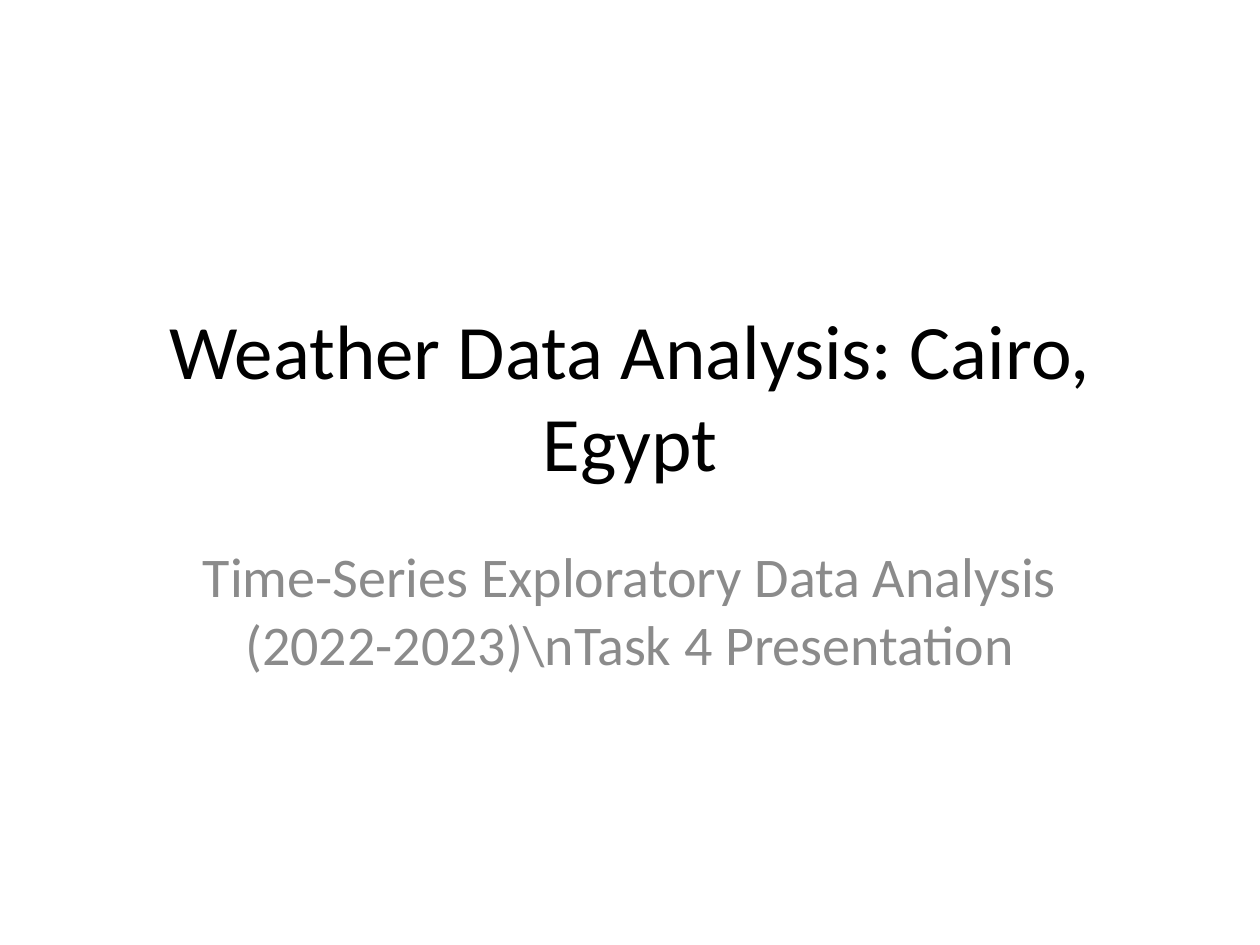
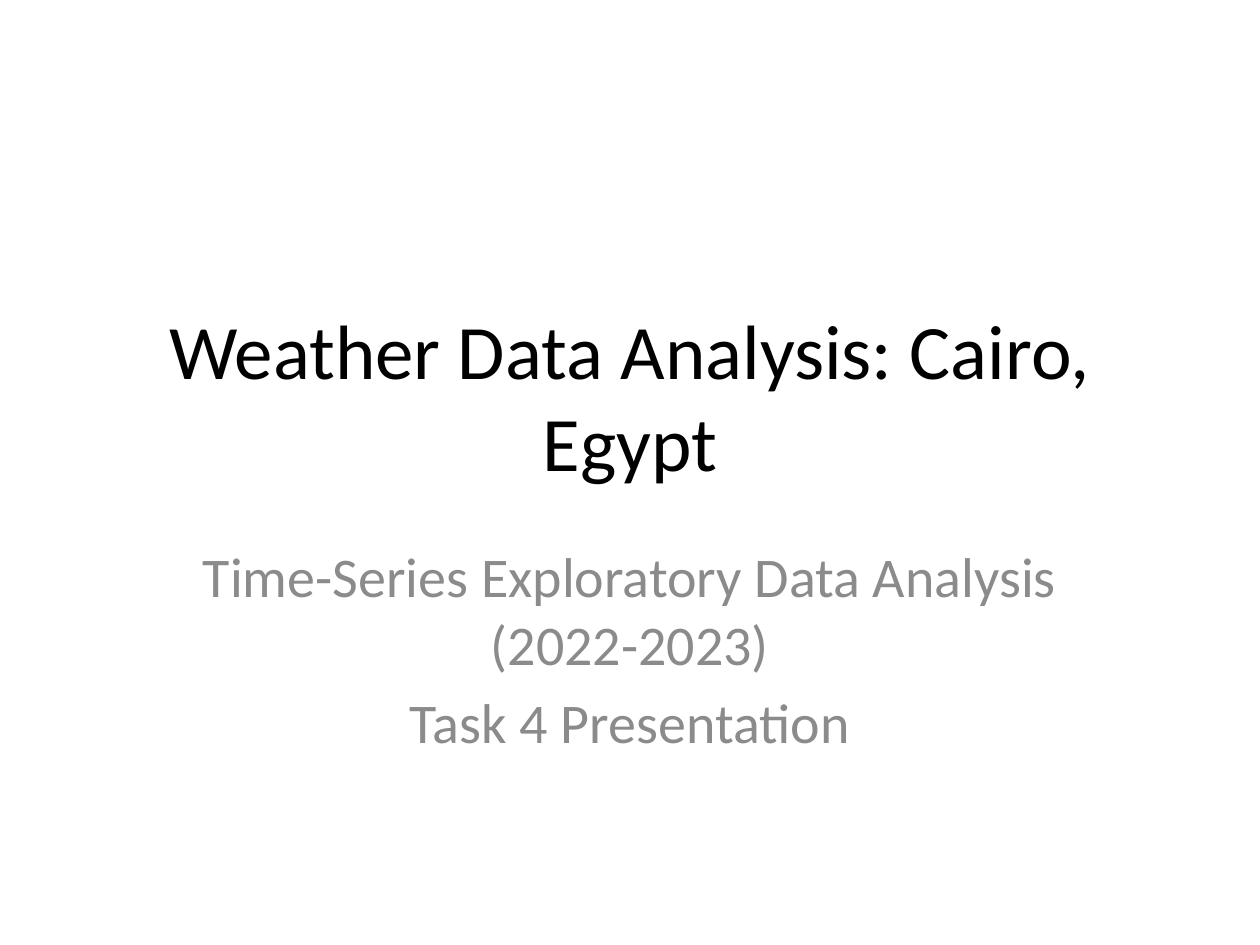
Before and after one commit to ToqaGhozlan/Machine_Learning_Summer_Intern_R5, a slide deck: slide 1 of ahmed essam tasks/task4/Task4_Presentation.pptx. Drawn at 1260x945 pixels with LibreOffice and Linux fonts; fonts in the diff are those of the drawing. Boxes give left, top, right and bottom in pixels: in the first picture for what was removed or moved away, otherwise in the second. Text is boxed around its words. In the diff, an @@ line names an element or a change of style, - is before the commit and + after.

Commit message:
Fix Task 4 PPT: properly adjusted image layout

```diff
--- a/ahmed essam tasks/task4/Task4_Presentation.pptx
+++ b/ahmed essam tasks/task4/Task4_Presentation.pptx
@@ subtitle at box(203, 558, 1056, 744): text changed @@
-Time-Series Exploratory Data Analysis (2022-2023)\nTask 4 Presentation
+Time-Series Exploratory Data Analysis (2022-2023)
+Task 4 Presentation
```
Also in this commit, not shown: 7 other slides changed, 2 slides added, 2 slides removed.
